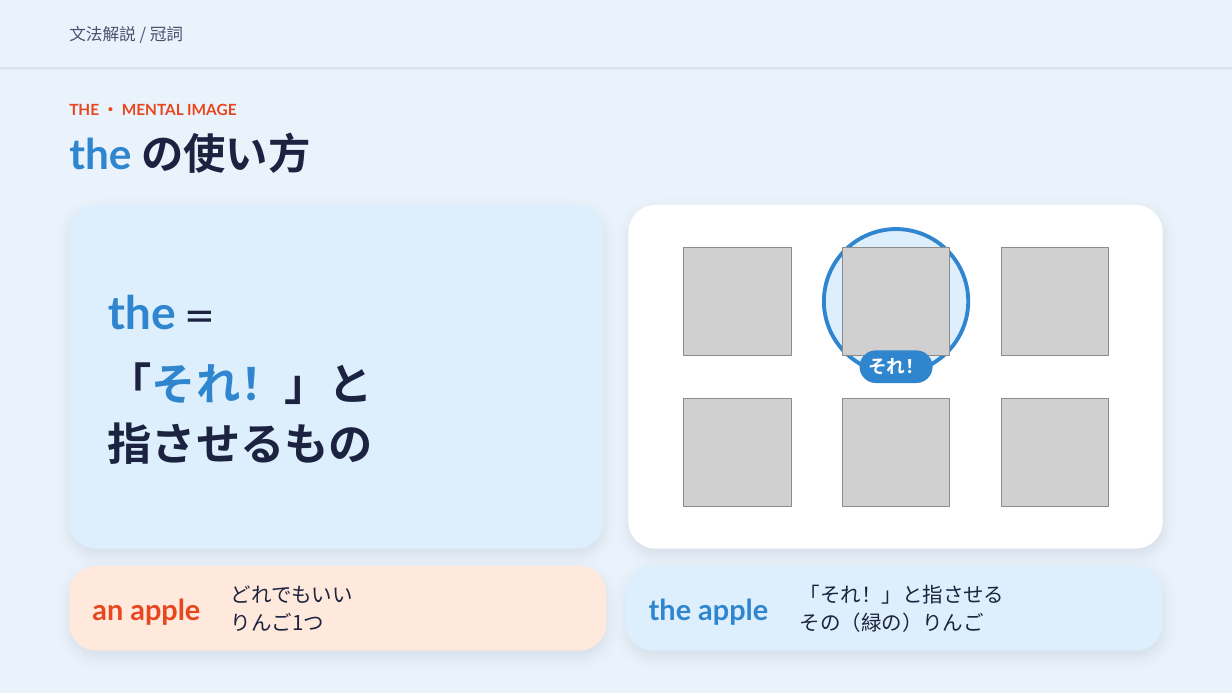
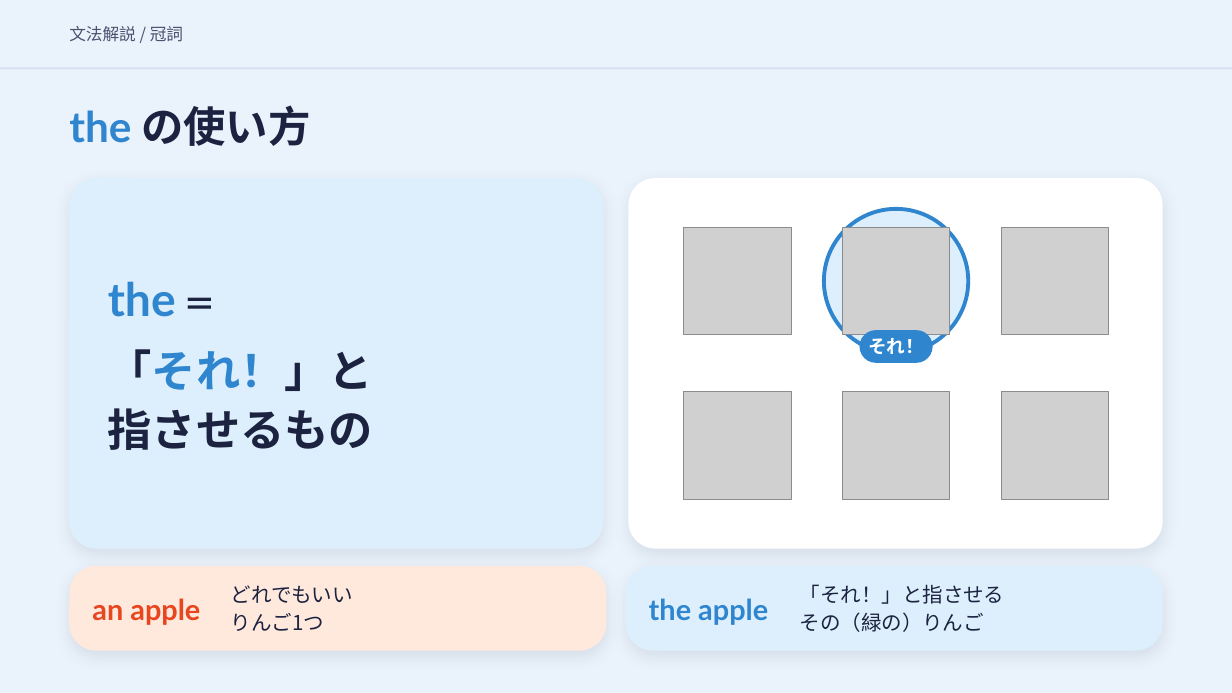
Before and after one commit to hinakajisaki-dev/hina-english, a slide deck: slide 9 of matome/a-the/a-the-slides.pptx. Drawn at 1232x693 pixels with LibreOffice and Linux fonts; fonts in the diff are those of the drawing; grey boxes stand for pictures. Boxes give left, top, right and bottom in pixels: in the first picture for what was removed or moved away, otherwise in the second. Text is boxed around its words. In the diff, an @@ line names an element or a change of style, - is before the commit and + after.

```diff
--- a/matome/a-the/a-the-slides.pptx
+++ b/matome/a-the/a-the-slides.pptx
@@ text "the の使い方": place and size @@
-text "the の使い方" at (69, 132, 310, 173)
+text "the の使い方" at (69, 105, 310, 146)
@@ text removed at (69, 103, 236, 115) @@
-THE ・ MENTAL IMAGE
@@ rounded rectangle: place and size @@
-rounded rectangle at (69, 205, 604, 549)
+rounded rectangle at (69, 178, 604, 549)
@@ rounded rectangle at (69, 178, 604, 549): proportions changed @@
@@ rounded rectangle at (628, 178, 1163, 549): proportions changed @@
@@ rounded rectangle: place and size @@
-rounded rectangle at (628, 205, 1163, 549)
+rounded rectangle at (628, 178, 1163, 549)
@@ 3 pictures, 1 text, 1 ellipse, 1 rounded rectangle: place and size @@
-3 pictures, 1 text, 1 ellipse, 1 rounded rectangle at (684, 229, 1109, 383)
+3 pictures, 1 text, 1 ellipse, 1 rounded rectangle at (684, 209, 1109, 362)
@@ 3 texts: place and size @@
-3 texts at (108, 294, 373, 464)
+3 texts at (108, 281, 373, 450)
@@ 3 pictures: place and size @@
-3 pictures at (684, 398, 1109, 506)
+3 pictures at (684, 392, 1109, 500)
```
Also in this commit, not shown: 14 other slides changed, 2 other files.
